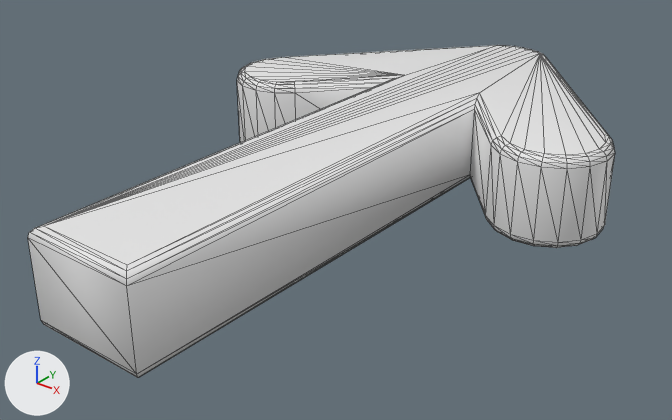
The OBJ model src/maps/ArrowGallery/meshes/arrow_single_round_cap_beveled.obj as it was, and as the next commit left it.
One viewpoint serves both versions: a camera (50 mm lens) standing at (4.5, -2.99, 3.17) and looking at (-0.04, 2.68, -0.35). Lighting does not change. The marker at lower left points along +X, +Y and +Z. The picture after the commit comes second. Mesh edges are drawn as thin lines. Where no turn or scale is listed for an object, it has been applied to the vertices.

The scene before the commit, as lines of its bpy script (objects in view):
```python
me_arrow_single_round_cap_beveled = bpy.data.meshes.new('arrow_single_round_cap_beveled')
me_arrow_single_round_cap_beveled.from_pydata(...)  # 232 vertices, 460 faces; spans x -1.94..1.94, y 0.0..5.87, z -0.4..0.4
me_arrow_single_round_cap_beveled.polygons.foreach_set('use_smooth', [True] * 460)
ob_arrow_single_round_cap_beveled = bpy.data.objects.new('arrow_single_round_cap_beveled', me_arrow_single_round_cap_beveled)
ob_arrow_single_round_cap_beveled.location = (0.0, 0.0, 0.0)
```
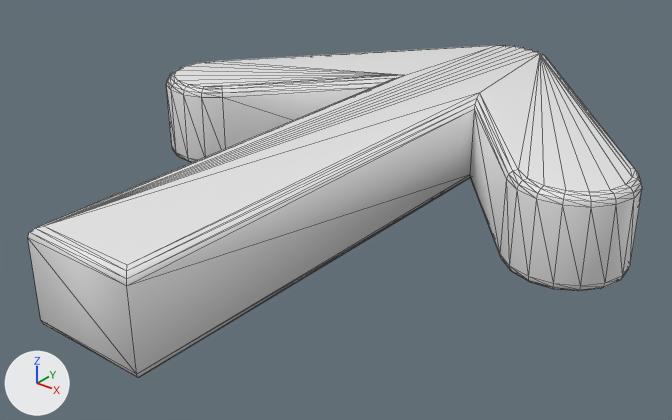
Boxes (x1, y1, x2, y2) around the edits, measured in the pictures (672 x 420 px; the box of a moved part takes in the faces that stretch with it):
'arrow_single_round_cap_beveled', reshaped: before (28, 45, 615, 378); after (28, 45, 642, 378)
part 1 of me_arrow_single_round_cap_beveled, moved or reshaped: before (237, 45, 497, 143); after (166, 45, 497, 163)
part 2 of me_arrow_single_round_cap_beveled, moved or reshaped: before (470, 54, 615, 248); after (470, 54, 642, 291)

The edits, one by one:
me_arrow_single_round_cap_beveled is used by ob_arrow_single_round_cap_beveled; location (0.0, 0.0, 0.0).
me_arrow_single_round_cap_beveled had 232 vertices, 460 faces and spanned x -1.94..1.94, y 0.0..5.87, z -0.4..0.4.
me_arrow_single_round_cap_beveled now has 232 vertices, 460 faces and spans x -2.38..2.38, y 0.0..5.87, z -0.4..0.4.
me_arrow_single_round_cap_beveled part 1: all 72 vertices in x -1.94..-1.06, y 3.16..3.98, z -0.4..0.4 are moved by (-0.44, -0.52, 0.0).
me_arrow_single_round_cap_beveled part 2: all 72 vertices in x 1.06..1.94, y 3.16..3.98, z -0.4..0.4 are moved by (0.44, -0.52, 0.0).
